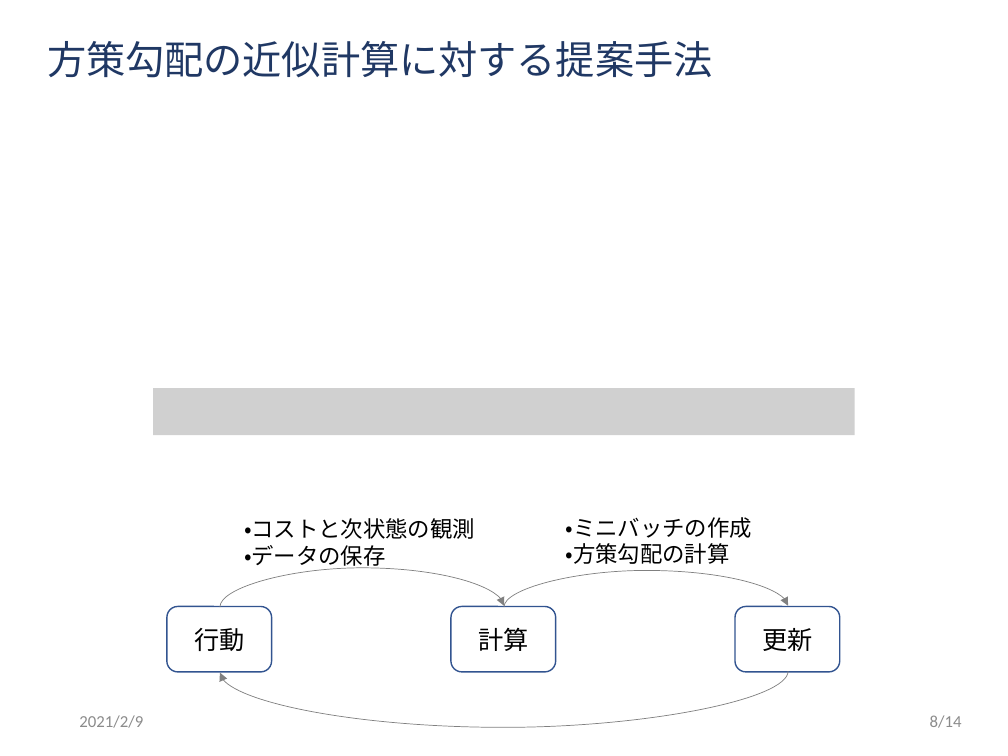
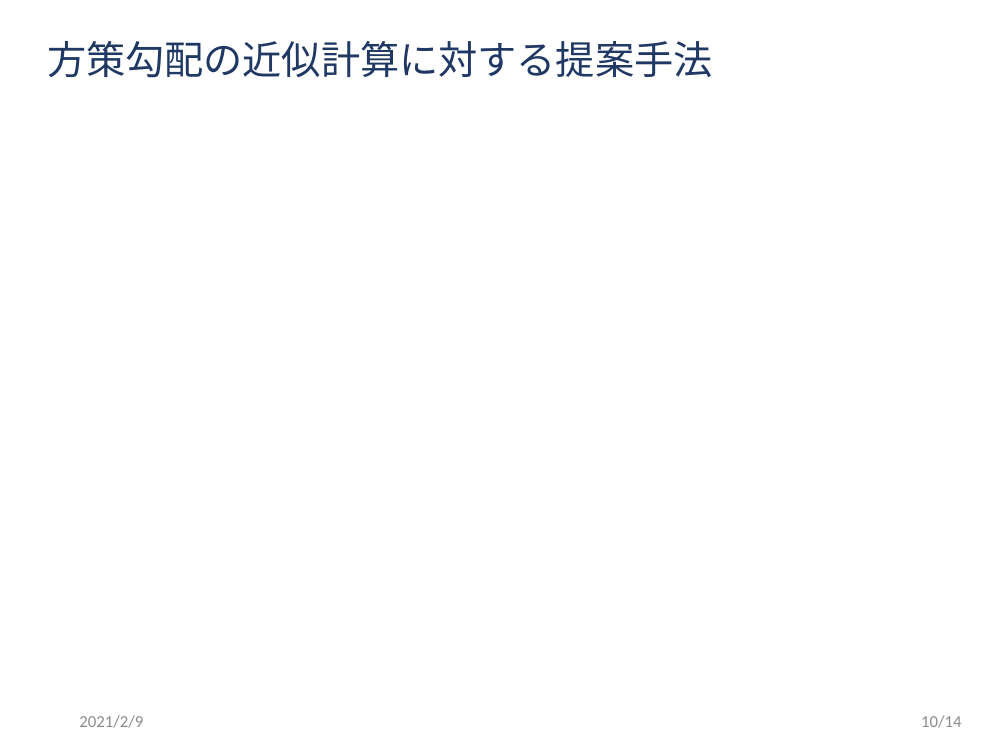
Before and after one commit to ibuki1024/thesis, a slide deck: slide 11 of slide/master.pptx (slide 9 before the commit). Drawn at 1008x756 pixels with LibreOffice and Linux fonts; fonts in the diff are those of the drawing; grey boxes stand for pictures; background and template pictures are left out. Boxes give left, top, right and bottom in pixels: in the first picture for what was removed or moved away, otherwise in the second. Text is boxed around its words. In the diff, an @@ line names an element or a change of style, - is before the commit and + after.

```diff
--- a/slide/master.pptx
+++ b/slide/master.pptx
@@ picture removed at (x1=153, y1=388, x2=855, y2=435) @@
@@ text removed at (x1=244, y1=518, x2=475, y2=569) @@
-・コストと次状態の観測
-・データの保存
@@ text removed at (x1=566, y1=517, x2=752, y2=564) @@
-・ミニバッチの作成
-・方策勾配の計算
@@ curved arrow removed from (220, 607) to (504, 606) @@
@@ curved arrow removed from (504, 607) to (788, 606) @@
@@ rounded rectangle removed at (x1=167, y1=607, x2=272, y2=672) @@
-行動
@@ rounded rectangle removed at (x1=451, y1=607, x2=555, y2=672) @@
-計算
@@ rounded rectangle removed at (x1=735, y1=607, x2=840, y2=672) @@
-更新
@@ curved arrow removed from (788, 671) to (220, 672) @@
@@ page number at (x1=921, y1=715, x2=961, y2=728): text changed @@
-8/14
+10/14
```
Also in this commit, not shown: 5 other slides changed, 4 slides added, 1 slide removed, 4 other files.
